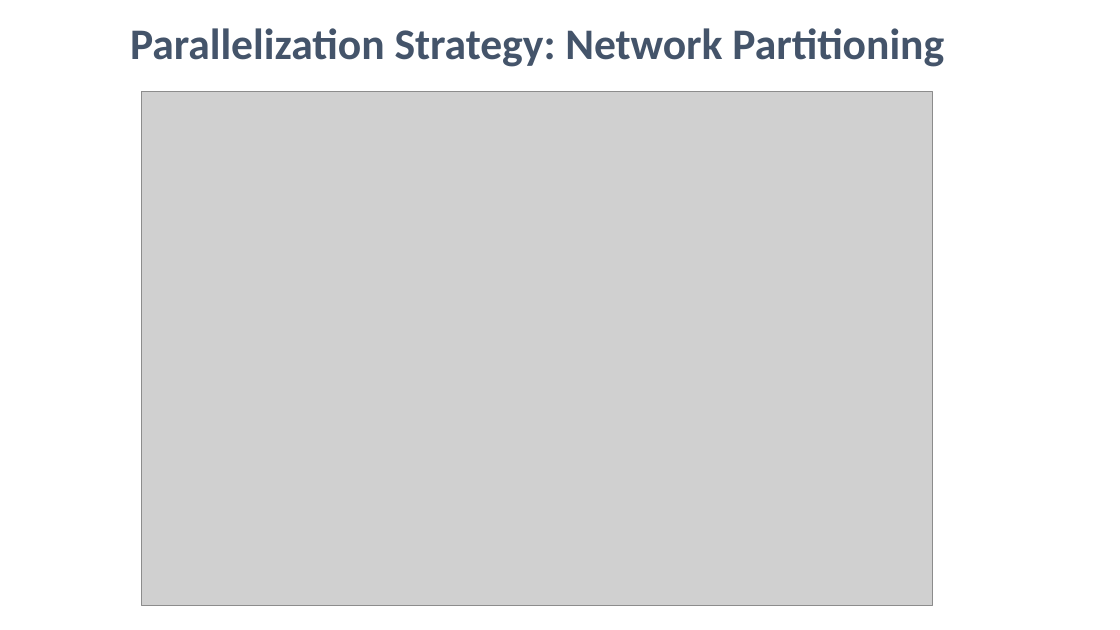
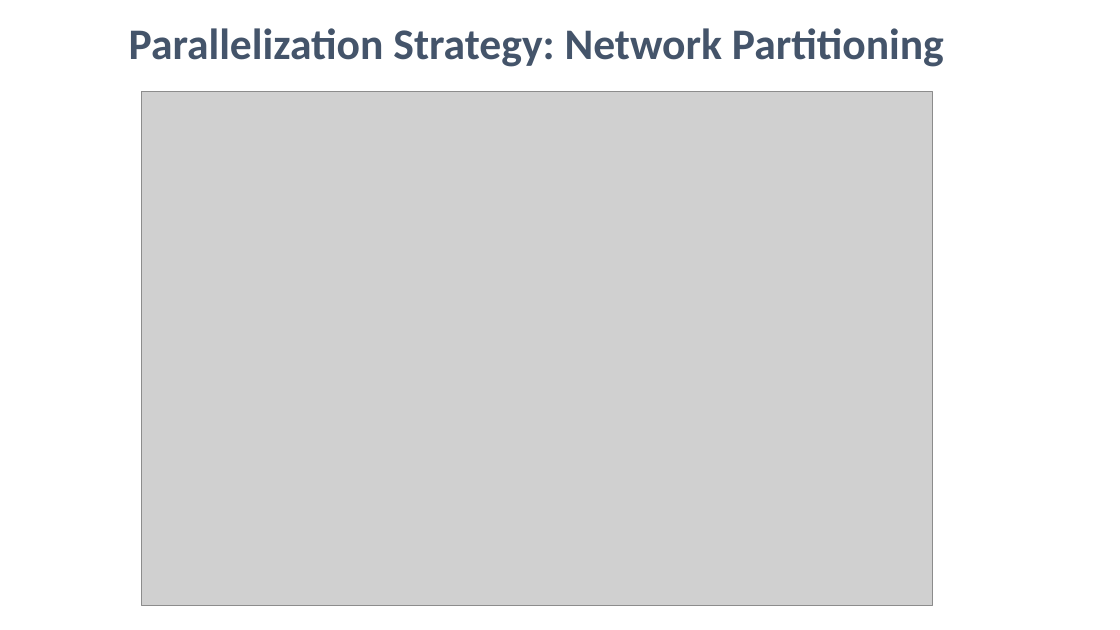
Before and after one commit to xiaoyeli/OTM_MPI, a slide deck: slide 4 of figs/figs.pptx (slide 3 before the commit). Drawn at 1120x630 pixels with LibreOffice and Linux fonts; fonts in the diff are those of the drawing; grey boxes stand for pictures. Boxes give left, top, right and bottom in pixels: in the first picture for what was removed or moved away, otherwise in the second. Text is boxed around its words. In the diff, an @@ line names an element or a change of style, - is before the commit and + after.

```diff
--- a/figs/figs.pptx
+++ b/figs/figs.pptx
@@ text "Parallelization Strategy: Network Partitioning" at [129, 28, 944, 67]: size 37.3 to 37.4 pt @@
```
Also in this commit, not shown: 2 other slides changed, 2 slides added, 1 slide removed, 14 other files.
